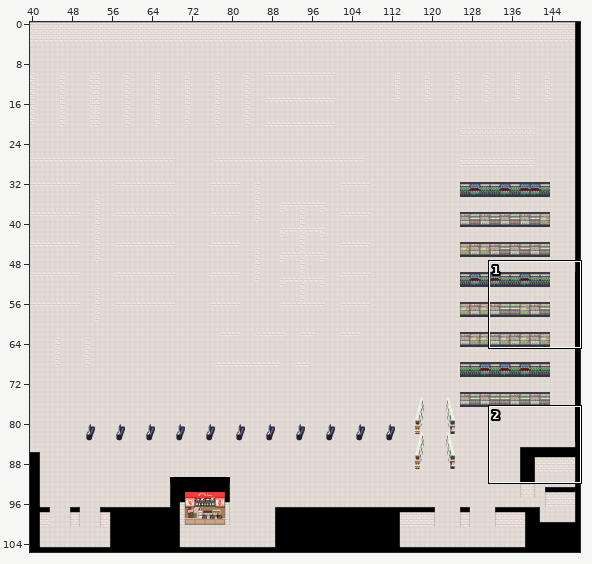
One commit to this Tiled map: assets/data/walmartReal.tmx. Above: a wide view before the commit, with the close-up outlined.
Close-up. Before:
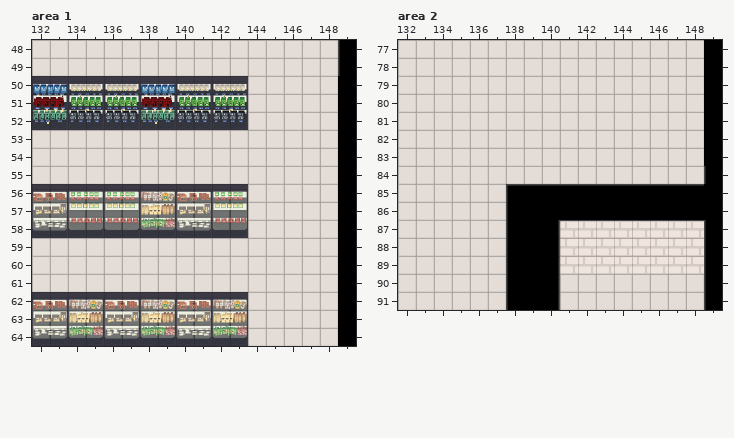
Cells are 32x32 px. Shown: area 1 x 132..149, y 48..64; area 2 x 132..149, y 77..91. The commit also changed other parts of the map, which this record leaves out.
Once edited:
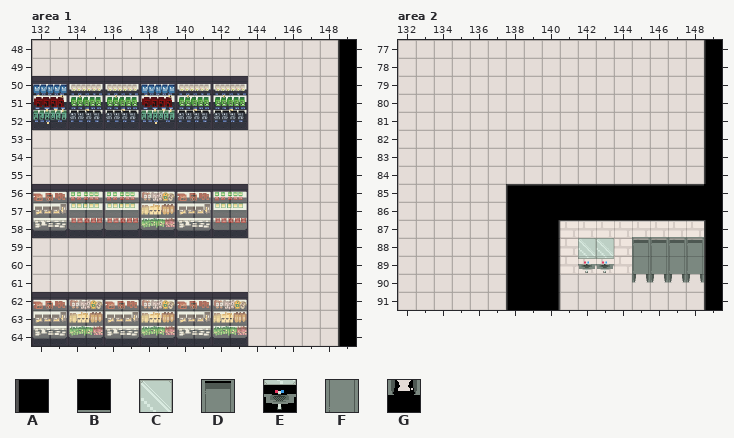
Key: from "TilesOnly": A 12; from "tileset": B 276, C 306, D 308, E 338, F 340, G 372.
_ is an empty cell, . an unchanged one.
Difference:
--- layer "Foreground", area 1
@@ x 149..149 @@
-50 _
-51 _
-52 _
-53 _
-54 _
-55 _
-56 _
-57 _
-58 _
-59 _
-60 _
-61 _
-62 _
-63 _
-64 _
+50 A
+51 A
+52 A
+53 A
+54 A
+55 A
+56 A
+57 A
+58 A
+59 A
+60 A
+61 A
+62 A
+63 A
+64 A
--- layer "Foreground", area 2
@@ x 149..149 @@
-77 _
-78 _
-79 _
-80 _
-81 _
-82 _
-83 _
+77 A
+78 A
+79 A
+80 A
+81 A
+82 A
+83 A
--- layer "ForegroundObjects", area 2
@@ x 142..148 @@
-87 ...____
-88 __.____
-89 __.____
-90 ...____
+87 ...BBBB
+88 CC.DDDD
+89 EE.FFFF
+90 ...GGGG
